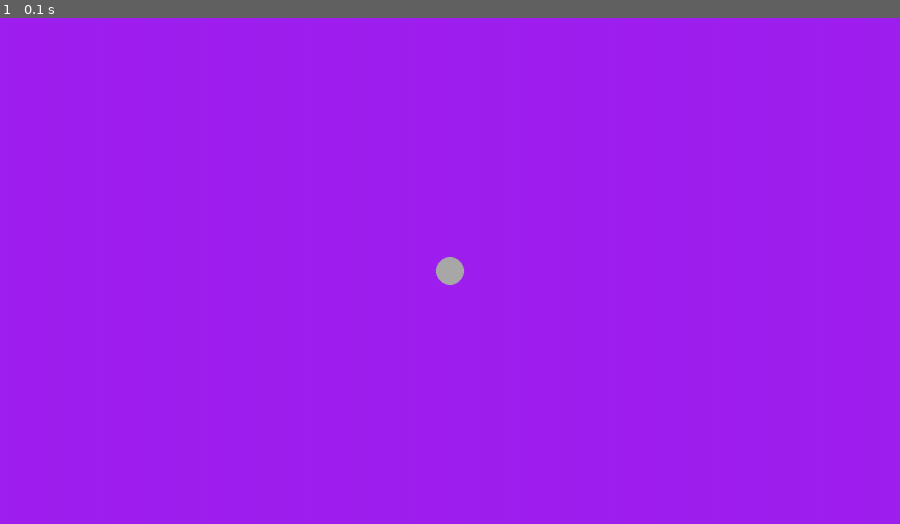
Above: before the commit, frame 1.
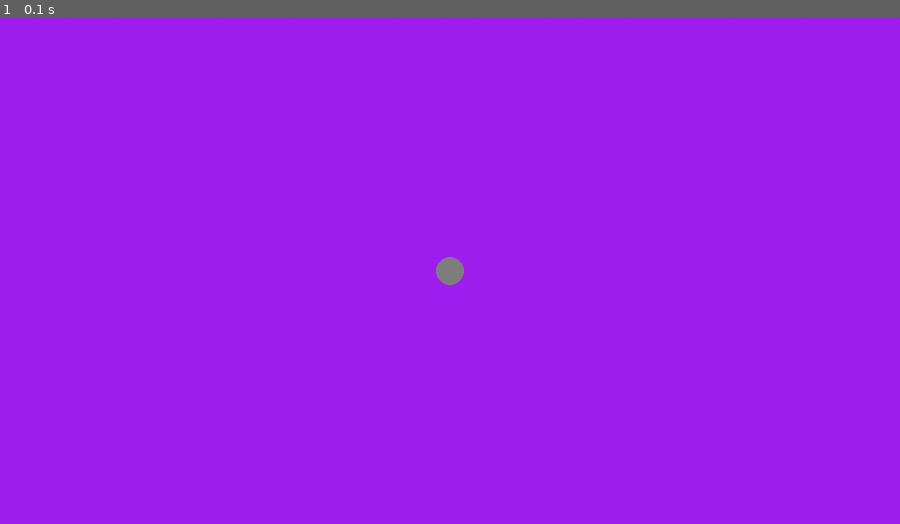
Above: after the commit, the same moment.

Repository: seanK200/picard
Game: pygame game, started from screen-test.py
Two runs of this game, one before a commit and one after it. Both use one fixed random seed, a clock stepped at 60 frames per second and the inputs below.
Inputs:
- Up to frame 1 (0.1 s): no input

The runs differ from the first frame. In frame 1, 0.1% of the frame differs, in the area x 48-52%, y 47-53%.

Commit message:
fix screen test attempt

Diff:
--- a/screen-test.py
+++ b/screen-test.py
@@ -47,7 +47,7 @@
 
         screen.fill(PURPLE)
 
-        pygame.draw.circle(screen, GRAY, player_pos, 20)
+        pygame.draw.circle(screen, (128, 128, 128), player_pos, 20)
 
         pygame.display.flip()
 
